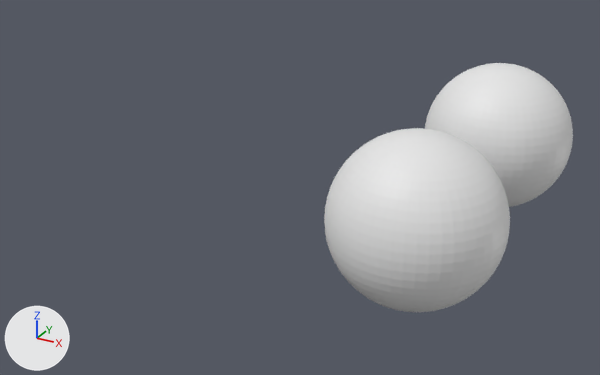
Renders of the FBX model Blender/black-sphere.fbx from each side of a commit.
Rendered twice from a 50 mm lens placed at (1.42, -3.9, 1.99), pointed at (-0.67, -0.09, 0.09). The axes (+X, +Y, +Z) are drawn at lower left. The lights are the same throughout.

Names of what the first picture shows: 'Sphere', 'Sphere Inverted Normals'.
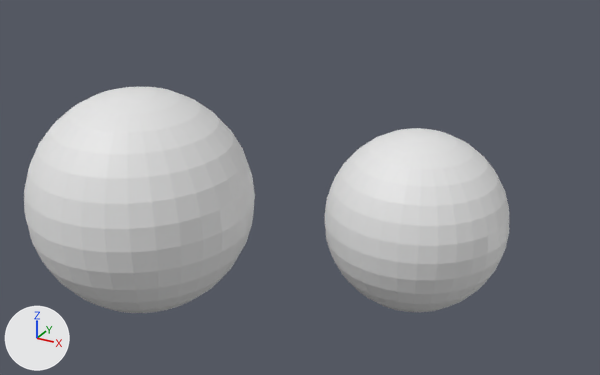
Where the change shows, as pixel boxes [x1, y1, x2, y2] in the pictures (600 x 375 px):
'Sphere.001', added: after [24, 87, 255, 313]
'Sphere Inverted Normals', deleted: before [425, 63, 573, 207]

The change, as a list of edits to the scene's bpy script:
```text
Add me_sphere_001_1:
    me_sphere_001_1.from_pydata(...)  # a UV sphere (32 segments, 16 rings, poles along z) spanning x -0.5..0.5, y -0.5..0.5, z -0.5..0.5
Remove ob_sphere_inverted_normals:
    ob_sphere_inverted_normals = bpy.data.objects.new('Sphere Inverted Normals', me_sphere_001)
    ob_sphere_inverted_normals.location = (0.0, 1.521, 0.0)
Add ob_sphere_001:
    ob_sphere_001 = bpy.data.objects.new('Sphere.001', me_sphere_001_1)
    ob_sphere_001.location = (-0.815, -1.284, 0.456)
```
